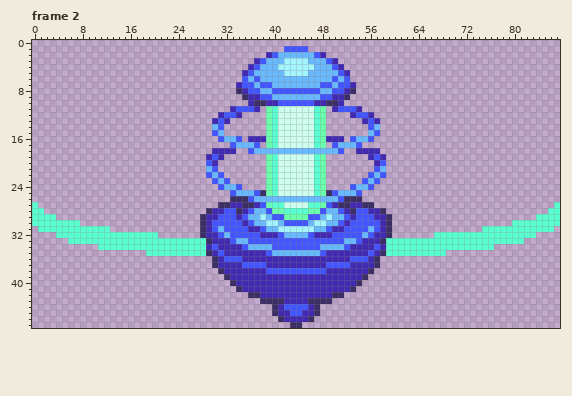
One commit to this pixel-art file: GraphicAssets/Background/Night_Core.aseprite. That is the earlier state.
88x48 pixels, 7 frames. Shown: frame 2. The commit also changed other frames, which this record leaves out.
The same view after the edit:
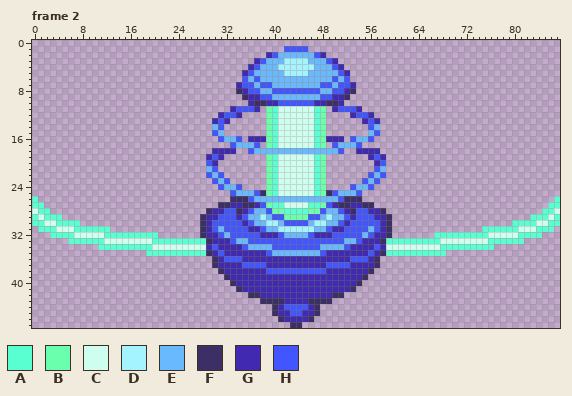
Palette (. is transparent): A #59ffd1  B #6affac  C #ceffee  D #a3f4ff  E #69b9ff  F #3c2f65  G #4129b2  H #4255ff
From old to new:
{"where": "frame 2"}
{"frame":2,"y":26,"x":0,"old":".","new":"A"}
{"frame":2,"y":26,"x":87,"old":".","new":"A"}
{"frame":2,"y":27,"x":1,"old":".","new":"A"}
{"frame":2,"y":27,"x":86,"old":".","new":"A"}
{"frame":2,"y":28,"x":0,"old":"A","new":"C"}
{"frame":2,"y":28,"x":2,"old":".","new":"A"}
{"frame":2,"y":28,"x":85,"old":".","new":"A"}
{"frame":2,"y":28,"x":87,"old":"A","new":"C"}
{"frame":2,"y":29,"x":1,"old":"A","new":"C"}
{"frame":2,"y":29,"x":4,"old":".","new":"A"}
{"frame":2,"y":29,"x":83,"old":".","new":"A"}
{"frame":2,"y":29,"x":86,"old":"A","new":"C"}
{"frame":2,"y":30,"x":2,"old":"AA","new":"CC"}
{"frame":2,"y":30,"x":84,"old":"AA","new":"CC"}
{"frame":2,"y":31,"x":4,"old":"AAA","new":"CCC"}
{"frame":2,"y":31,"x":81,"old":"AAA","new":"CCC"}
{"frame":2,"y":32,"x":3,"old":".","new":"A"}
{"frame":2,"y":32,"x":7,"old":"AAAAA","new":"CCCCC"}
{"frame":2,"y":32,"x":76,"old":"AAAAA","new":"CCCCC"}
{"frame":2,"y":32,"x":84,"old":".","new":"A"}
{"frame":2,"y":33,"x":12,"old":"AAAAAAAA","new":"CCCCCCCC"}
{"frame":2,"y":33,"x":68,"old":"AAAAAAAA","new":"CCCCCCCC"}
{"frame":2,"y":34,"x":20,"old":"AAAAAAAAA","new":"CCCCCCCCC"}
{"frame":2,"y":34,"x":59,"old":"AAAAAAAAA","new":"CCCCCCCCC"}
{"label":"changed","picture_box":[32,196,206,250]}
{"label":"changed","picture_box":[386,196,560,250]}
